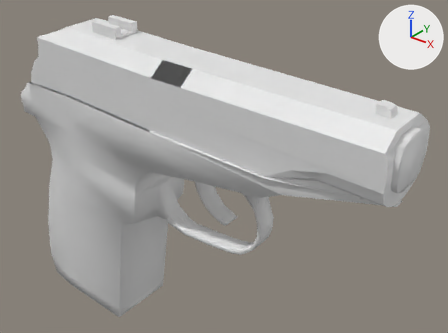
Before and after pictures for a commit that changed the OBJ model Vertex_Animation_Compiler/Assets/Makarov_Pistol_Reload213.obj.
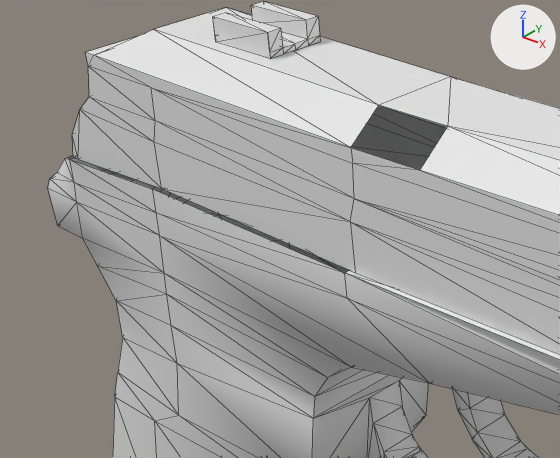
There are two pictures of each version: one whole from a 50 mm camera at (0.5209, -0.2346, 0.006) aimed at (0.3989, -0.0821, -0.0885), one close up on the part from 0% to 54% of the width and 4% to 63% of the height. Lighting does not change. The marker at upper right points along +X, +Y and +Z. The close-ups show mesh edges as thin lines. Where no turn or scale is listed for an object, it has been applied to the vertices.

Names of what the first close-up shows: 'Rest_of_the_gun_Sphere', 'Top_Slider_Sphere.001'.
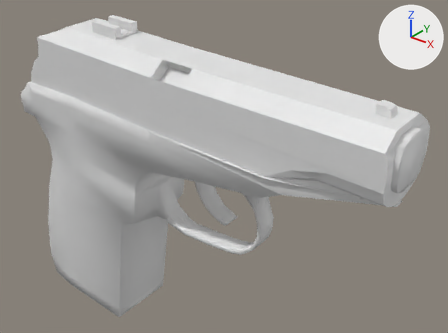
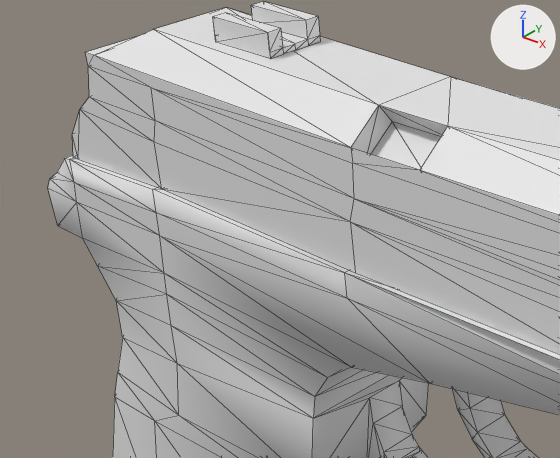
The change in detail:
me_rest_of_the_gun_sphere has 272 vertices, 519 faces and spans x 0.316..0.472, y -0.111..-0.078, z -0.16..-0.049.
me_rest_of_the_gun_sphere is used by ob_rest_of_the_gun_sphere; location (0.0, 0.0, 0.0).
Verts and faces of me_rest_of_the_gun_sphere; kept vertices keep their numbers, new ones are numbered from 272.
Before the commit, vertices of me_rest_of_the_gun_sphere: 164 (0.392, -0.086, -0.066), 166 (0.329, -0.109, -0.065) at pixel (64, 158), 175 (0.33, -0.109, -0.065) at pixel (69, 159), 178 (0.392, -0.111, -0.068) at pixel (344, 272), 179 (0.351, -0.11, -0.065) at pixel (152, 189).
Before the commit, vertices of me_rest_of_the_gun_sphere: 180 (0.331, -0.084, -0.064), 181 (0.352, -0.085, -0.064), 183 (0.33, -0.084, -0.064).
Part 1, on me_rest_of_the_gun_sphere:
New faces: (164, 181, 179), (175, 179, 181), (166, 175, 183), (164, 179, 178), (175, 181, 180), (175, 180, 183).
me_top_slider_sphere_001 is used by ob_top_slider_sphere_001; location (0.0, 0.0, 0.0).
me_top_slider_sphere_001 had 127 vertices, 227 faces and spanned x 0.3301..0.4707, y -0.1114..-0.0834, z -0.0709..-0.0393.
me_top_slider_sphere_001 now has 131 vertices, 237 faces and spans x 0.3301..0.4707, y -0.1114..-0.0834, z -0.0709..-0.0393.
Part 2, on me_top_slider_sphere_001:
4 vertices are added at (0.4063, -0.1088, -0.0533), (0.3946, -0.1087, -0.0528), (0.4066, -0.1038, -0.0489), (0.3949, -0.1037, -0.0484).
10 new faces join them.

Where the change shows, as pixel boxes (x1, y1, x2, y2) in the close-ups (560 x 458 px):
part 1 of me_rest_of_the_gun_sphere, added
    after: (66, 155, 350, 273)
part 2 of me_top_slider_sphere_001, added
    after: (351, 105, 448, 170)
